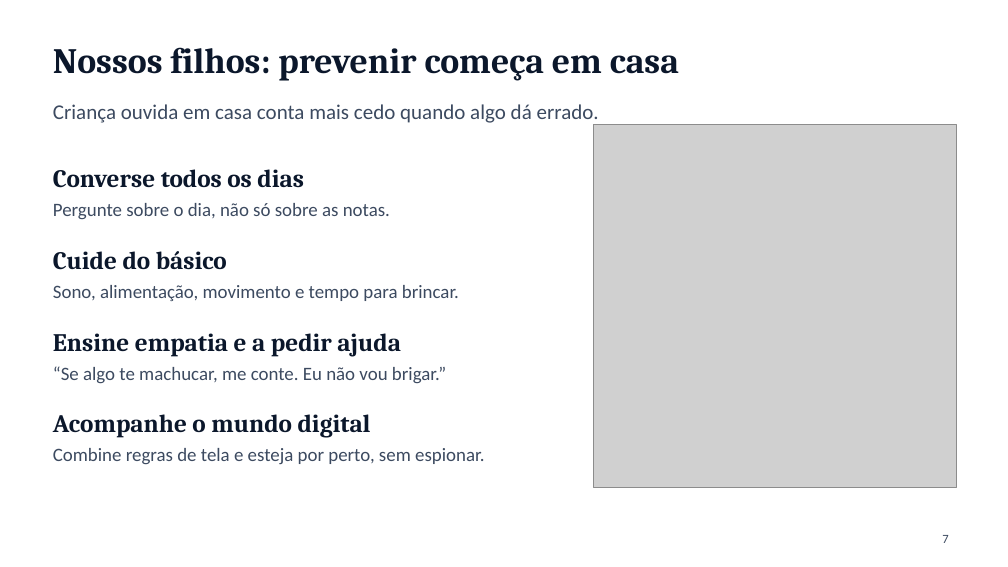
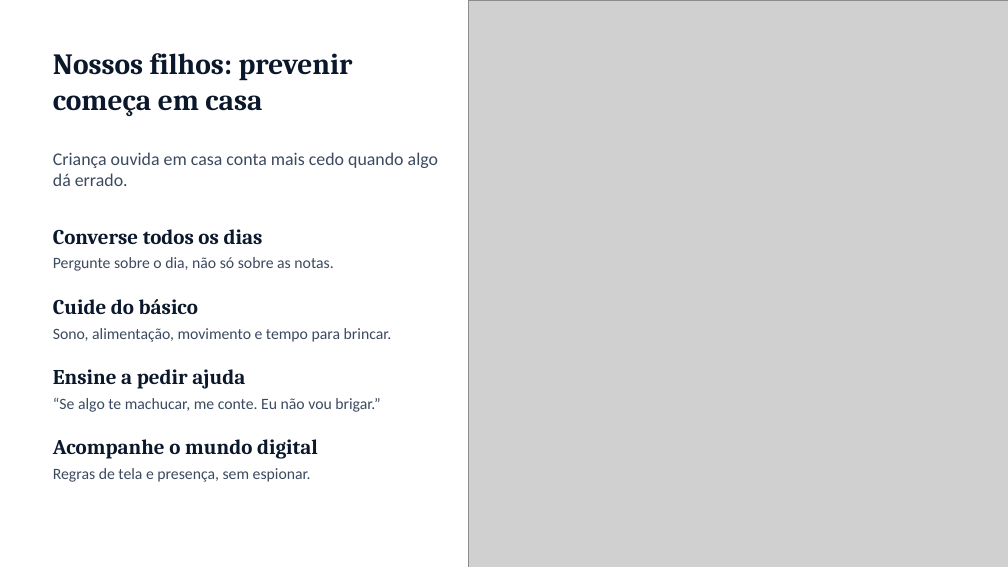
Before and after one commit to ebarroso12/ocorpoexplica, a slide deck: slide 7 of apresentacoes/bullying-saude-mental-escola.pptx. Drawn at 1008x567 pixels with LibreOffice and Linux fonts; fonts in the diff are those of the drawing; grey boxes stand for pictures; background and template pictures are left out. Boxes give left, top, right and bottom in pixels: in the first picture for what was removed or moved away, otherwise in the second. Text is boxed around its words. In the diff, an @@ line names an element or a change of style, - is before the commit and + after.

```diff
--- a/apresentacoes/bullying-saude-mental-escola.pptx
+++ b/apresentacoes/bullying-saude-mental-escola.pptx
@@ picture added at [469,0,1008,567] @@
@@ title "Nossos filhos: prevenir começa em ..." at [53,53,353,116]: size 34 to 28 pt @@
@@ text "Criança ouvida em casa conta ...": place and size @@
-text "Criança ouvida em casa conta ..." at [53,104,599,125]
+text "Criança ouvida em casa conta ..." at [53,152,438,186]
@@ text "Criança ouvida em casa conta ..." at [53,152,438,186]: size 20 to 17 pt @@
@@ picture removed at [594,125,957,488] @@
@@ size 24 to 20 pt in 3 elements at [53,439,318,459], [53,299,198,315], [53,229,263,245] @@
@@ text "Converse todos os dias": place and size @@
-text "Converse todos os dias" at [53,169,304,188]
+text "Converse todos os dias" at [53,229,263,245]
@@ size 18 to 15 pt in 3 elements at [53,398,380,412], [53,328,392,342], [53,257,333,271] @@
@@ text "Pergunte sobre o dia, não ...": place and size @@
-text "Pergunte sobre o dia, não ..." at [53,203,390,219]
+text "Pergunte sobre o dia, não ..." at [53,257,333,271]
@@ text "Cuide do básico": place and size @@
-text "Cuide do básico" at [53,251,227,270]
+text "Cuide do básico" at [53,299,198,315]
@@ text "Sono, alimentação, movimento e tempo ...": place and size @@
-text "Sono, alimentação, movimento e tempo ..." at [53,285,459,301]
+text "Sono, alimentação, movimento e tempo ..." at [53,328,392,342]
@@ text at [53,369,245,389]: text changed; size 24 to 20 pt @@
-Ensine empatia e a pedir ajuda
+Ensine a pedir ajuda
@@ text "“Se algo te machucar, me ...": place and size @@
-text "“Se algo te machucar, me ..." at [53,366,446,384]
+text "“Se algo te machucar, me ..." at [53,398,380,412]
@@ text "Acompanhe o mundo digital": place and size @@
-text "Acompanhe o mundo digital" at [53,414,371,438]
+text "Acompanhe o mundo digital" at [53,439,318,459]
@@ text at [53,468,311,482]: text changed; size 18 to 15 pt @@
-Combine regras de tela e esteja por perto, sem espionar.
+Regras de tela e presença, sem espionar.
@@ page number removed at [942,535,948,543] @@
-7
```
Also in this commit, not shown: 12 other slides changed, 9 other files.
